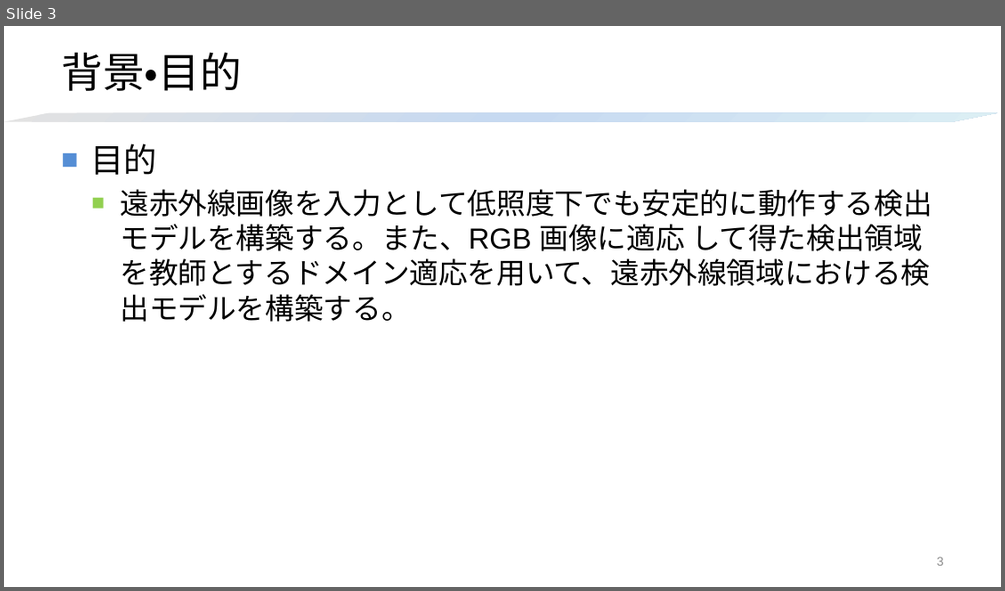
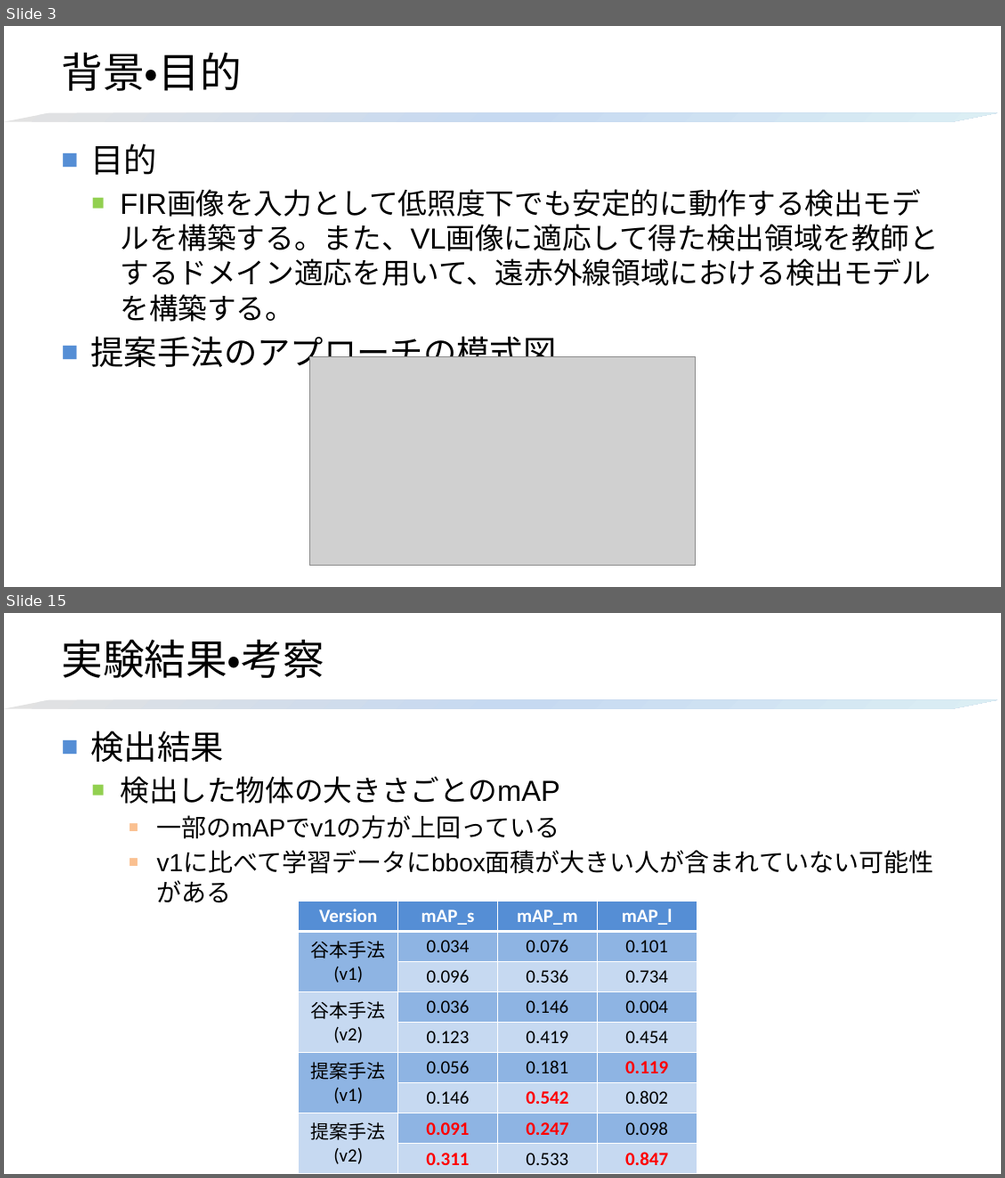
Before and after one commit to HagiriMigita/MDLab, a slide deck: kato.t2.pptx. Shown one above the other, each under a label of ours: slide 3 before the commit, slides 3 and 15 after it; the slides between them are not shown. The pictures are 1005x591 and 1005x1178 pixels, drawn with LibreOffice and Linux fonts; fonts in the diff are those of the drawing; grey boxes stand for pictures. Boxes give left, top, right and bottom in pixels: in the first picture for what was removed or moved away, otherwise in the second. Text is boxed around its words. In the diff, an @@ line names an element or a change of style, - is before the commit and + after.

Commit message:
データの整理

```diff
--- a/kato.t2.pptx
+++ b/kato.t2.pptx
@@ slide 15 added at (x1=4, y1=613, x2=1001, y2=1174), background #FFFFFF; not listed: 1 template element that a slide beside it also shows @@
@@ title added at (x1=61, y1=639, x2=324, y2=678), 40 pt, text #000000 @@
+実験結果・考察
@@ text added at (x1=91, y1=730, x2=560, y2=839), 24 pt, text #000000 @@
+■ 検出結果
+  ■ 検出した物体の大きさごとのmAP
+    ■ 一部のmAPでv1の方が上回っている
+    ■ v1に比べて学習データにbbox面積が大きい人が含まれていない可能性がある
@@ table added at (x1=299, y1=900, x2=398, y2=1174), 5 rows, 1 columns @@
+Version
+谷本手法(v1)
+谷本手法 (v2)
+提案手法 / (v1)
+提案手法 / (v2)
@@ table added at (x1=398, y1=900, x2=696, y2=1173), 9 rows, 3 columns @@
+mAP_s | mAP_m | mAP_l
+0.034 | 0.076 | 0.101
+0.096 | 0.536 | 0.734
+0.036 | 0.146 | 0.004
+0.123 | 0.419 | 0.454
+0.056 | 0.181 | 0.119
+0.146 | 0.542 | 0.802
+0.091 | 0.247 | 0.098
+0.311 | 0.533 | 0.847
@@ slide 3 changed as well @@
@@ text at (x1=91, y1=224, x2=938, y2=373): text changed @@
-  ■ 遠赤外線画像を入力として低照度下でも安定的に動作する検出モデルを構築する。また、RGB 画像に適応 して得た検出領域を教師とするドメイン適応を用いて、遠赤外線領域における検出モデルを構築する。
+  ■ FIR画像を入力として低照度下でも安定的に動作する検出モデルを構築する。また、VL画像に適応して得た検出領域を教師とするドメイン適応を用いて、遠赤外線領域における検出モデルを構築する。
+■ 提案手法のアプローチの模式図
@@ picture added at (x1=309, y1=356, x2=695, y2=565) @@
@@ page number removed at (x1=937, y1=556, x2=944, y2=565) @@
-3
```
Also in this commit, not shown: 2 other slides changed, 12 other slides added, 3 slides removed, 10 other files.
